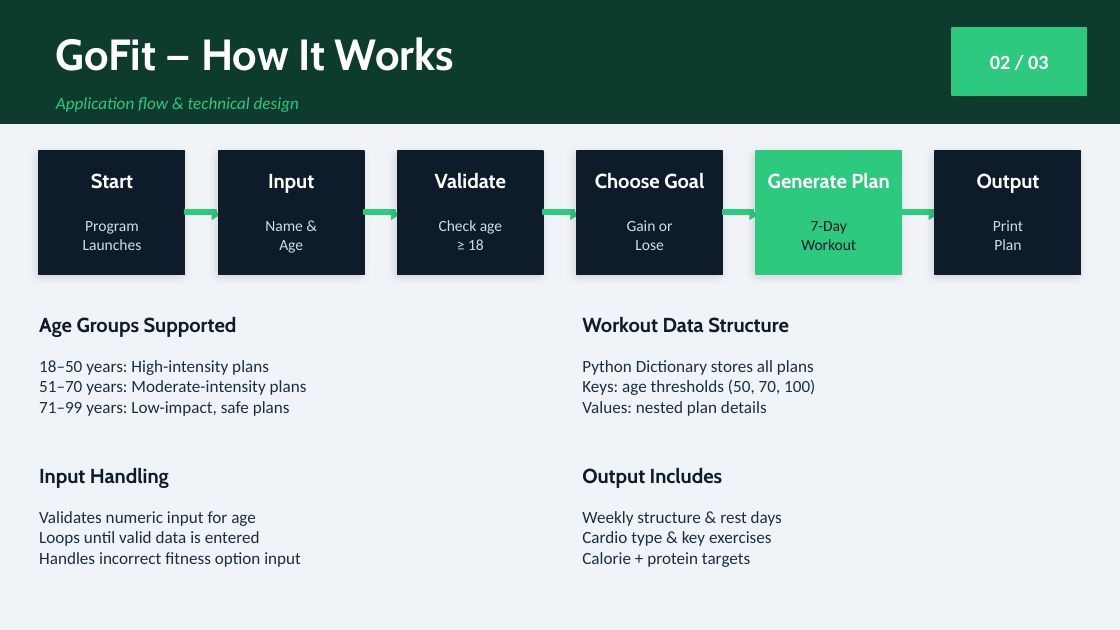
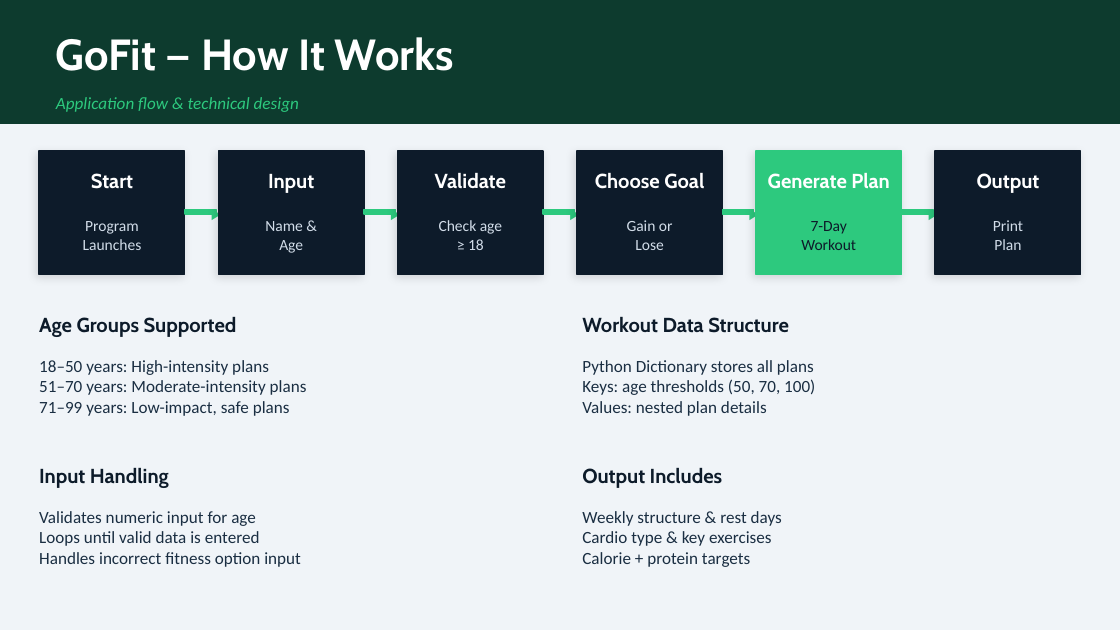
Before and after one commit to Manishagem/Manisha_6monthDAEprogram, a slide deck: slide 4 of semester2/Manisha_Cohort_Showcase.pptx (slide 6 before the commit). Drawn at 1120x630 pixels with LibreOffice and Linux fonts; fonts in the diff are those of the drawing. Boxes give left, top, right and bottom in pixels: in the first picture for what was removed or moved away, otherwise in the second. Text is boxed around its words. In the diff, an @@ line names an element or a change of style, - is before the commit and + after.

Commit message:
Add slide

```diff
--- a/semester2/Manisha_Cohort_Showcase.pptx
+++ b/semester2/Manisha_Cohort_Showcase.pptx
@@ rectangle removed at [952, 28, 1086, 95] @@
@@ text removed at [990, 55, 1048, 69] @@
-02 / 03
```
Also in this commit, not shown: 1 other slide changed, 2 slides removed, 1 other file.
